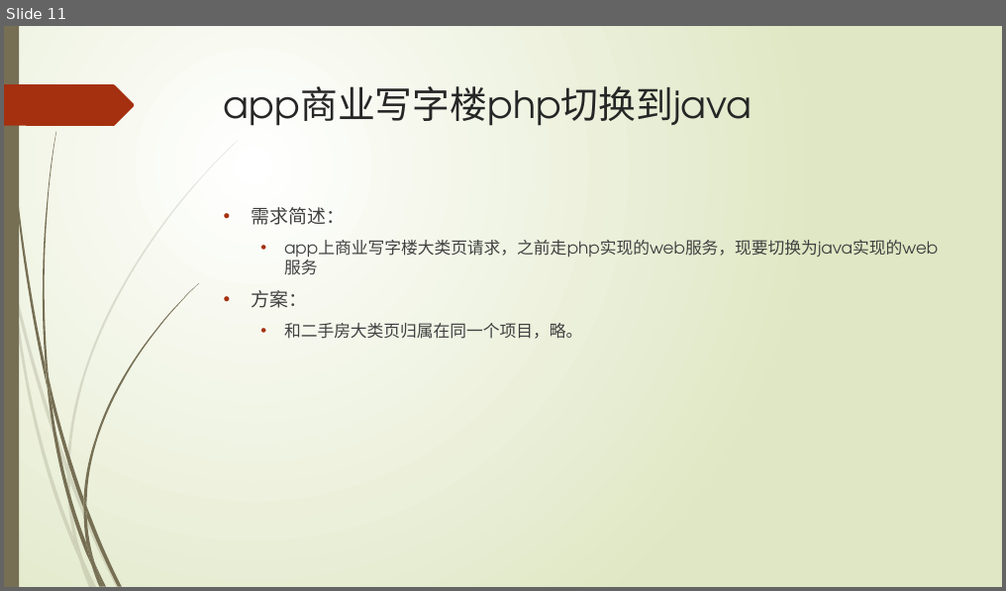
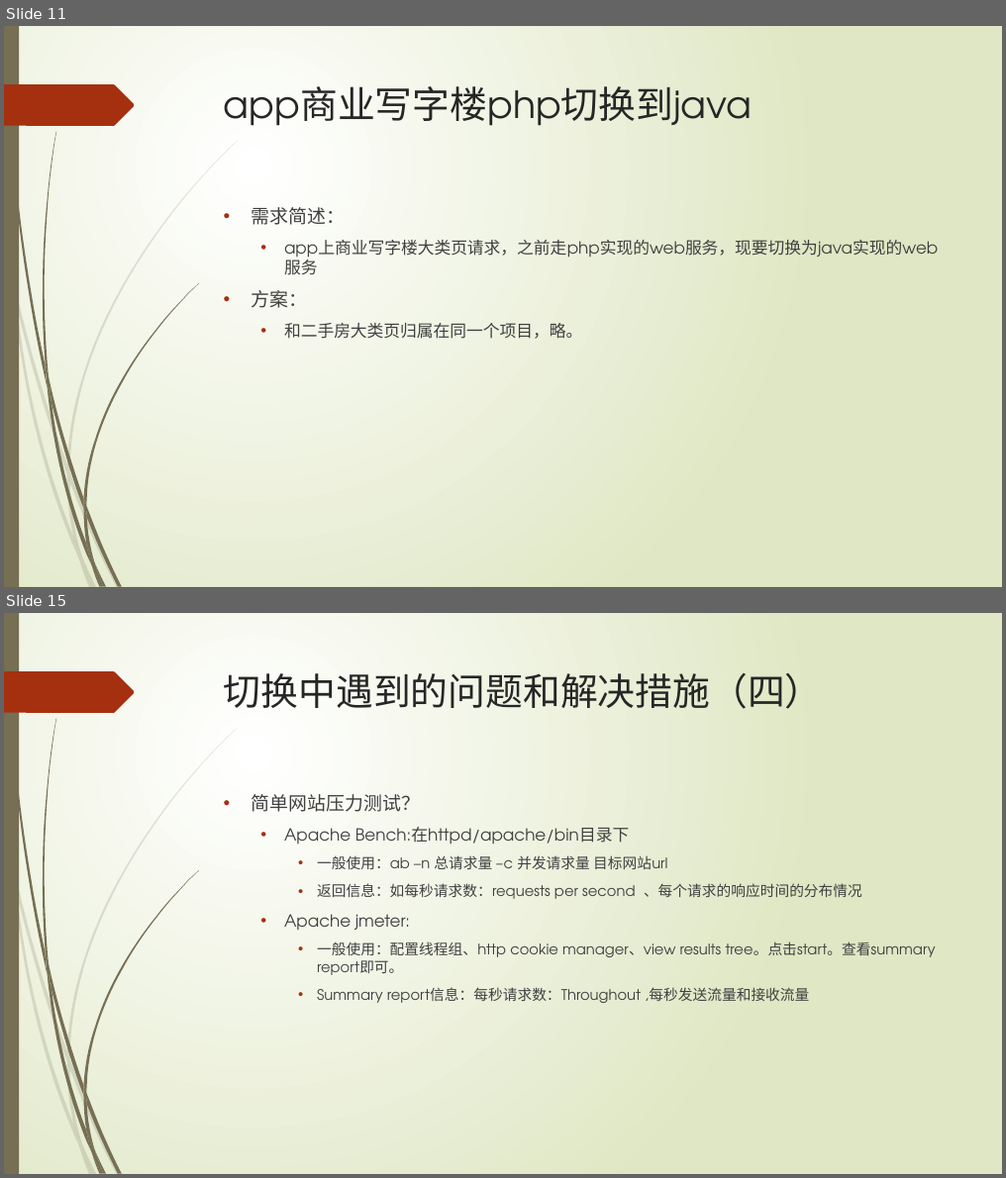
Before and after one commit to lspgithublxh/document, a slide deck: 业务习惯/入职三月以来工作总结.pptx. Shown one above the other, each under a label of ours: slide 11 before the commit, slides 11 and 15 after it; the slides between them are not shown. The pictures are 1006x591 and 1006x1178 pixels, drawn with LibreOffice and Linux fonts; fonts in the diff are those of the drawing. Boxes give left, top, right and bottom in pixels: in the first picture for what was removed or moved away, otherwise in the second. Text is boxed around its words. In the diff, an @@ line names an element or a change of style, - is before the commit and + after.

```diff
--- a/业务习惯/入职三月以来工作总结.pptx
+++ b/业务习惯/入职三月以来工作总结.pptx
@@ slide 15 added at (4, 613, 1002, 1174), background gradient #FFFFFF to #DFE8C4; not listed: 24 template elements that a slide beside it also shows @@
@@ title added at (224, 673, 823, 709), 36 pt, text #262626 @@
+切换中遇到的问题和解决措施（四）
@@ text added at (252, 794, 936, 1003), 14 pt, text #404040 @@
+• 简单网站压力测试？
+  • Apache Bench:在httpd/apache/bin目录下
+    • 一般使用：ab –n 总请求量 –c 并发请求量 目标网站url
+    • 返回信息：如每秒请求数：requests per second 、每个请求的响应时间的分布情况
+  • Apache jmeter:
+    • 一般使用：配置线程组、http cookie manager、view results tree。点击start。查看summary report即可。
+    • Summary report信息：每秒请求数：Throughout ,每秒发送流量和接收流量
```
Also in this commit, not shown: 1 slide changed, 3 other slides added, 1 slide removed.
